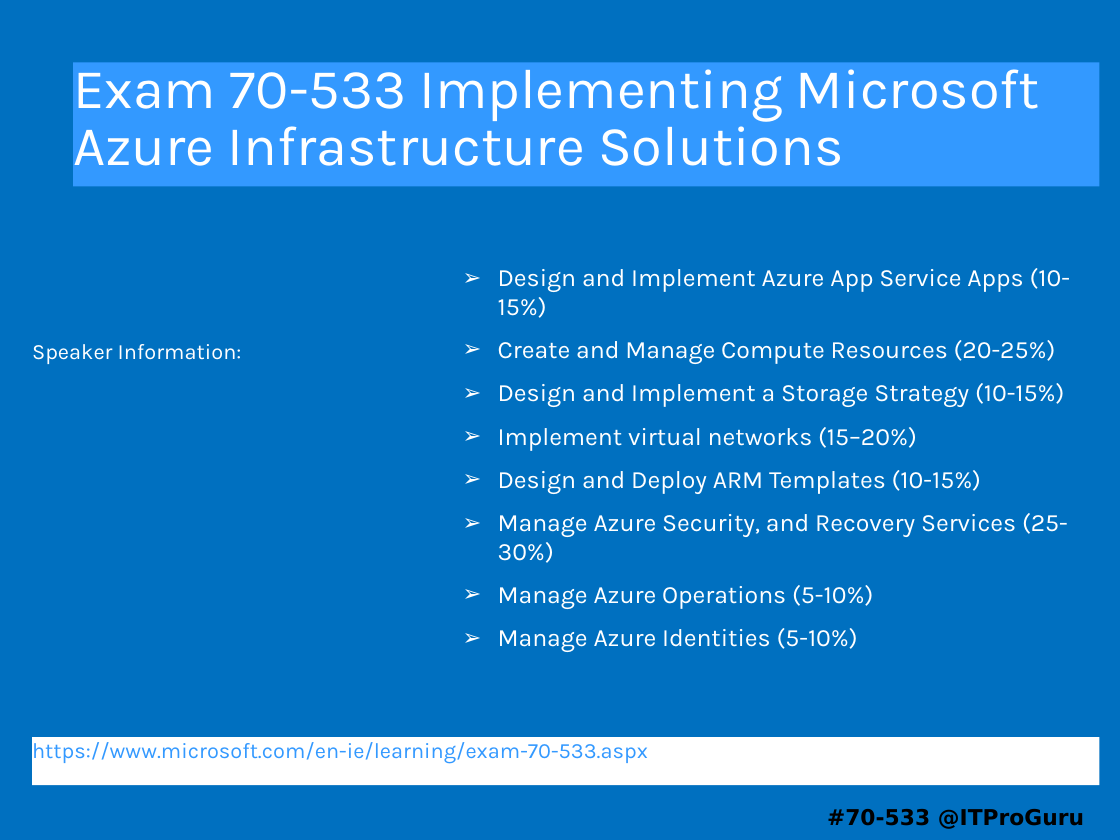
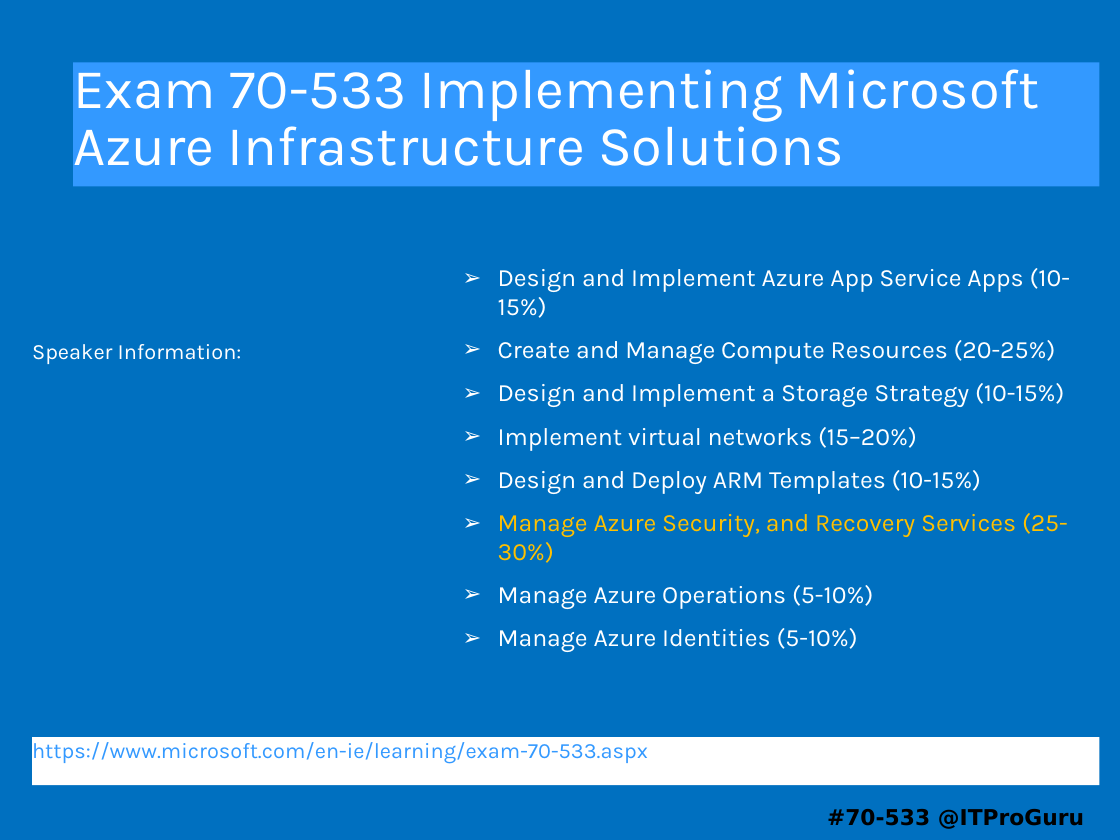
Before and after one commit to guruskill/70-533, a slide deck: slide 1 of 70-533-06-ManageSecurity.pptx. Drawn at 1120x840 pixels with LibreOffice and Linux fonts; fonts in the diff are those of the drawing. Boxes give left, top, right and bottom in pixels: in the first picture for what was removed or moved away, otherwise in the second. Text is boxed around its words. In the diff, an @@ line names an element or a change of style, - is before the commit and + after.

```diff
--- a/70-533-06-ManageSecurity.pptx
+++ b/70-533-06-ManageSecurity.pptx
@@ subtitle at [498,513,1068,563]: text colour #FFFFFF to #FFC000 in "Manage Azure Security, and Recovery Services (25-30%)" @@
```
Also in this commit, not shown: 2 other slides changed, 2 slides removed, 5 other files.
